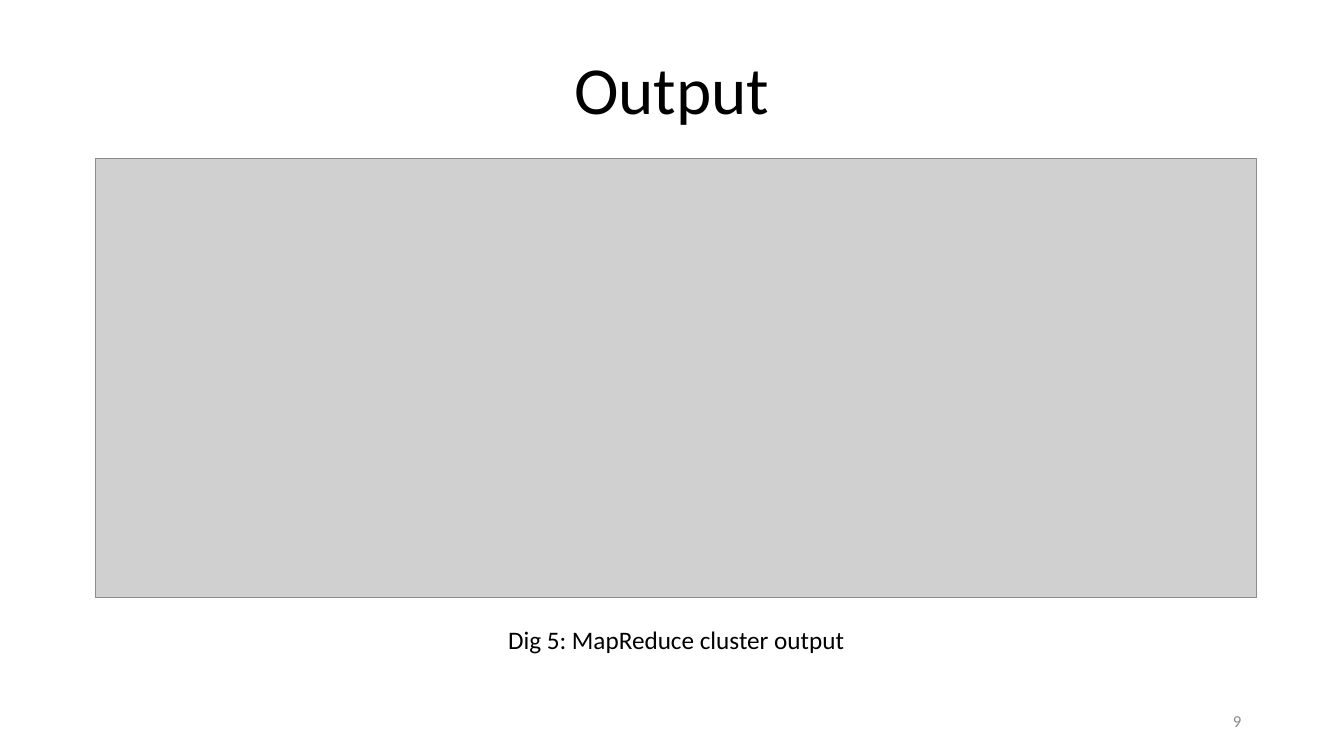
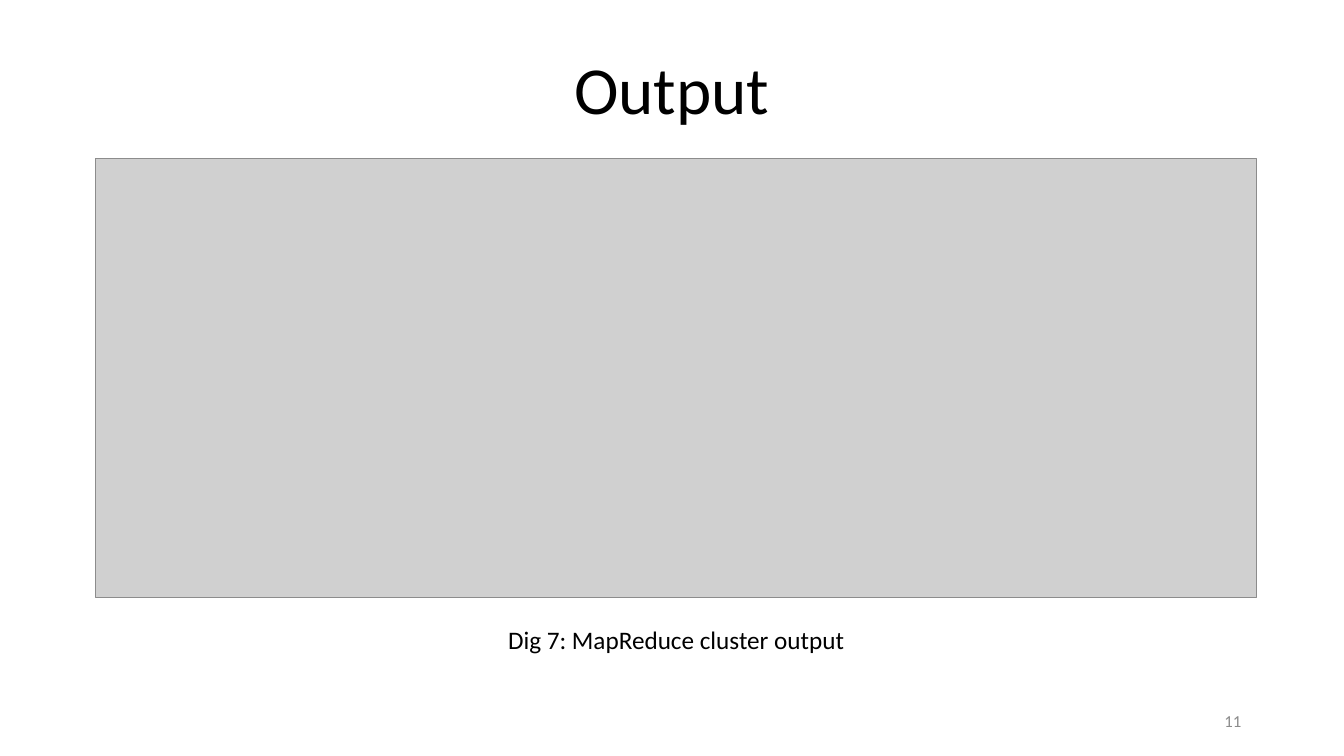
Before and after one commit to hashani26/UoM_MapReduce-vs-Spark, a slide deck: slide 11 of Demo/UOM_239327K.pptx (slide 9 before the commit). Drawn at 1344x756 pixels with LibreOffice and Linux fonts; fonts in the diff are those of the drawing; grey boxes stand for pictures. Boxes give left, top, right and bottom in pixels: in the first picture for what was removed or moved away, otherwise in the second. Text is boxed around its words. In the diff, an @@ line names an element or a change of style, - is before the commit and + after.

```diff
--- a/Demo/UOM_239327K.pptx
+++ b/Demo/UOM_239327K.pptx
@@ subtitle at bbox=[508, 631, 844, 654]: text changed @@
-Dig 5: MapReduce cluster output
+Dig 7: MapReduce cluster output
@@ page number at bbox=[1224, 716, 1241, 727]: text changed @@
-9
+11
```
Also in this commit, not shown: 5 other slides changed, 2 slides added.
